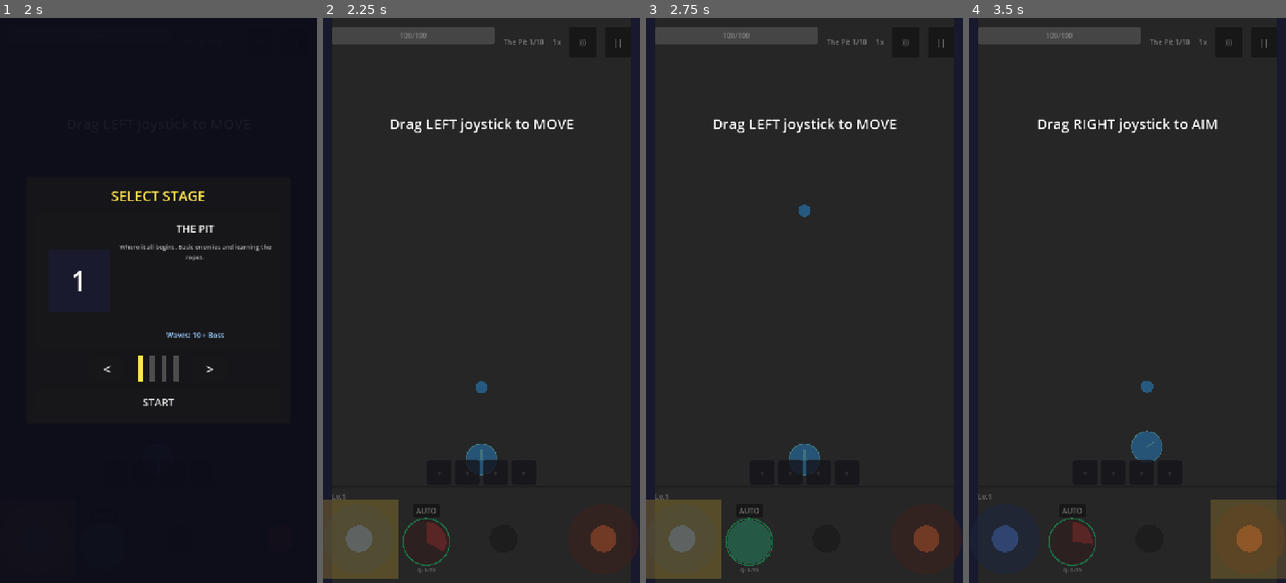
Above: before the commit, frames 1-4 (left to right).
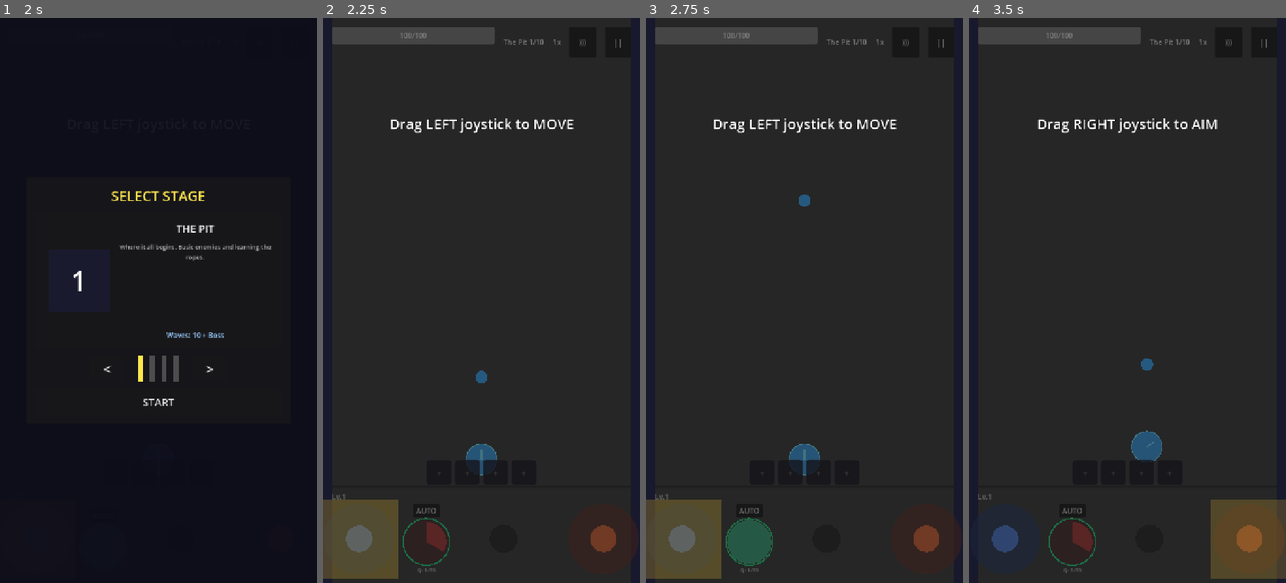
Above: after the commit, the same moments.

Repository: Randroids-Dojo/GoPit
Game: Godot game, scene res://scenes/game.tscn
The game is run twice, just before and just after one commit, with the same random seed, the same clock (stepped at 60 frames per second) and the same inputs.
Inputs (mouse positions are in pixels of both pictures, inside the frame that each line leads up to):
- Up to frame 1 (2 s): click "NEW GAME" at 0.5 s; click "START" at 1.25 s
- Up to frame 2 (2.25 s): click "START" at 2 s
- Up to frame 3 (2.75 s): no input
- Up to frame 4 (3.5 s): tap Enter at 2.75 s; drag from (1003, 537) to (1127, 458) at 2.77 s

Frame 1 is identical in both runs. In frame 2, 0.1% of the frame differs, in the area x 48-52%, y 62-67%; in frame 3, 0.1%; in frame 4, 0.2%, in the area x 32-59%, y 60-95%.

Commit message:
Fix ball catching on player collision
- Add player layer (16) to ball collision mask for detection
- Ball now catches when colliding with player (not just in catch zone)
- Add 0.3s spawn immunity to prevent immediate catch on fire
- Ball passes through player during spawn immunity period

Diff:
--- a/scenes/entities/ball.tscn
+++ b/scenes/entities/ball.tscn
@@ -7,7 +7,7 @@
 
 [node name="Ball" type="CharacterBody2D"]
 collision_layer = 2
-collision_mask = 13
+collision_mask = 29
 script = ExtResource("1_ball")
 
 [node name="CollisionShape2D" type="CollisionShape2D" parent="."]
--- a/scripts/entities/ball.gd
+++ b/scripts/entities/ball.gd
@@ -37,6 +37,10 @@
 const RETURN_SPEED_MULT: float = 1.5  # Return speed is faster than normal
 var is_returning: bool = false  # True when ball is flying back to player
 var is_catchable: bool = false  # True when ball can be caught (returning and in catch zone)
+
+# Spawn immunity - prevents immediate catch when ball spawns overlapping player
+const SPAWN_IMMUNITY_TIME: float = 0.3  # Seconds before ball can be caught
+var _spawn_time: float = 0.0  # Time.get_ticks_msec() when spawned
 
 # Trail particle scenes per ball type (preloaded for performance)
 const TRAIL_SCENE_FIRE: PackedScene = preload("res://scenes/effects/fire_trail.tscn")
@@ -63,6 +67,7 @@
 
 
 func _ready() -> void:
+	_spawn_time = Time.get_ticks_msec() / 1000.0
 	_apply_ball_type_visuals()
 	queue_redraw()
 
@@ -339,6 +344,12 @@
 		elif collider.collision_layer & 8:  # gems layer
 			hit_gem.emit(collider)
 
+		# Hit player - catch and return ball (unless in spawn immunity)
+		elif collider.collision_layer & 16:  # player layer
+			if not _catch_on_collision():
+				# In spawn immunity - pass through player
+				position += direction * 20
+
 
 func _show_crit_effect() -> void:
 	# Brief flash to indicate crit
@@ -413,6 +424,24 @@
 	return true
 
 
+func _catch_on_collision() -> bool:
+	"""Catch ball when it collides with player. Returns false if in spawn immunity."""
+	# Check spawn immunity - don't catch ball immediately after firing
+	var current_time := Time.get_ticks_msec() / 1000.0
+	if current_time - _spawn_time < SPAWN_IMMUNITY_TIME:
+		return false  # Still in spawn immunity, don't catch
+
+	caught.emit()
+	_show_catch_effect()
+	# Return to pool
+	if has_meta("pooled") and PoolManager:
+		reset()
+		PoolManager.release_ball(self)
+	else:
+		queue_free()
+	return true
+
+
 func _show_catch_effect() -> void:
 	"""Visual effect when ball is caught"""
 	# Spawn a brief burst effect at catch position
@@ -478,6 +507,7 @@
 	fused_effects.clear()
 	is_returning = false
 	is_catchable = false
+	_spawn_time = Time.get_ticks_msec() / 1000.0  # Reset spawn immunity
 
 	# Reset visual state
 	modulate = Color.WHITE
